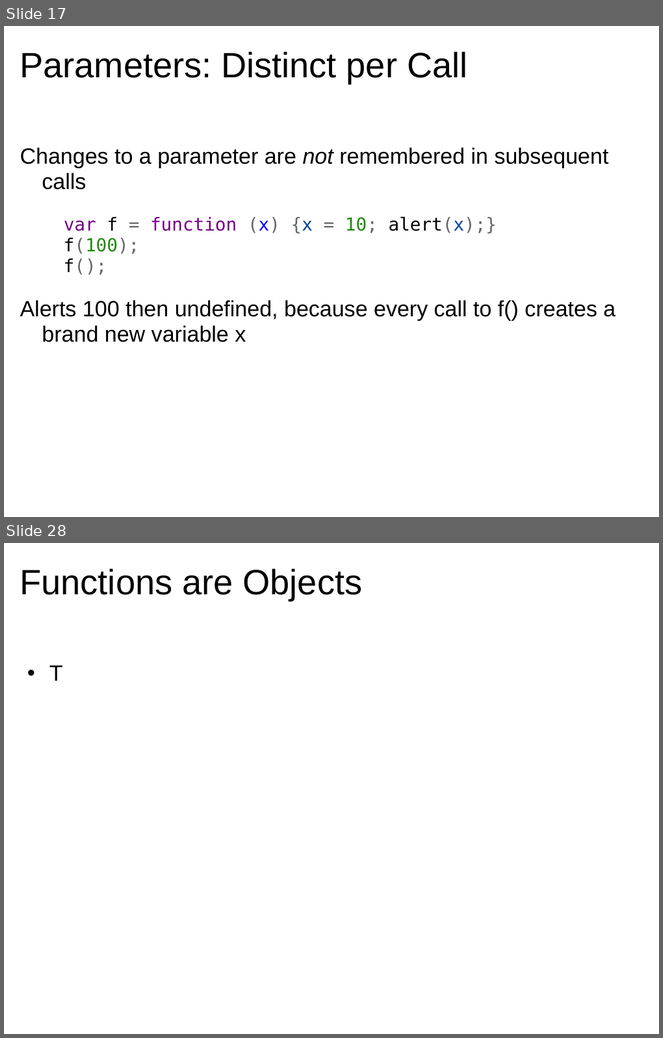
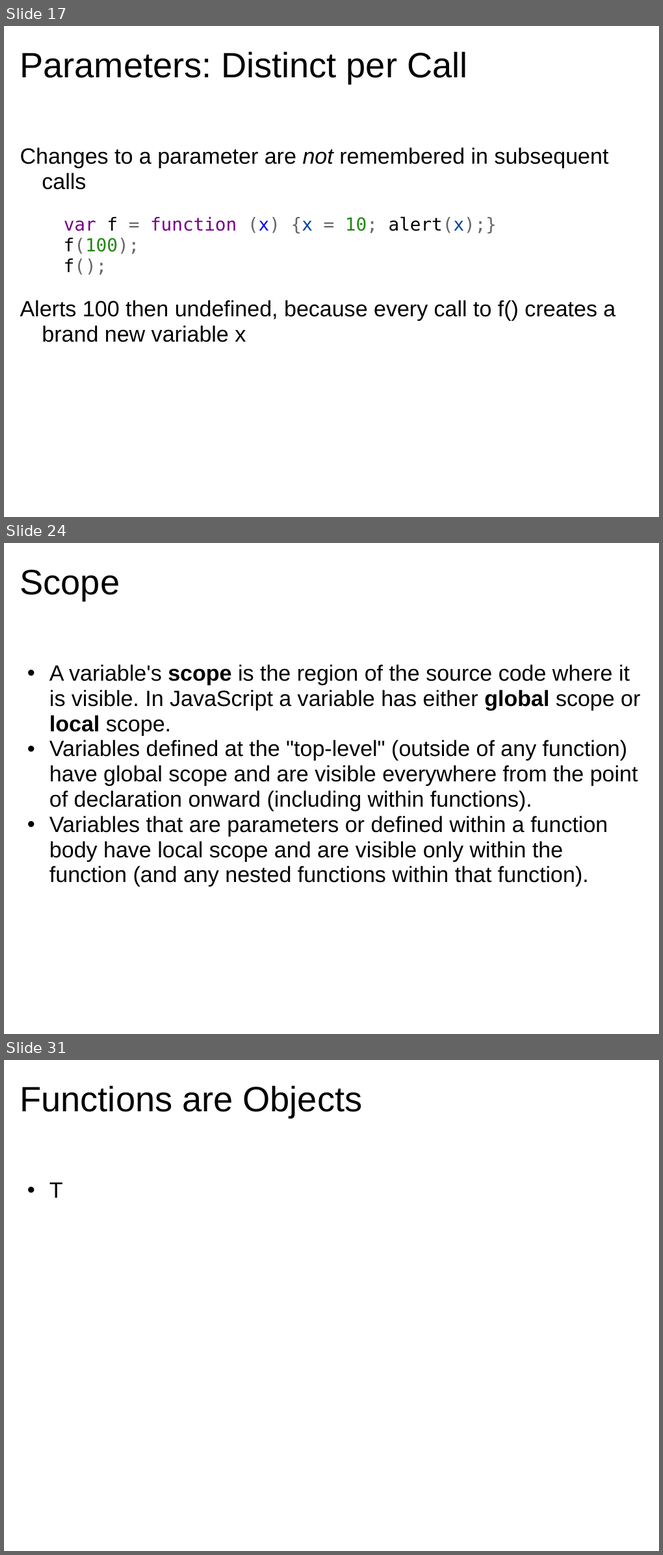
Before and after one commit to dondi/javascript-book, a slide deck: presentations/Chapter_5_Presentation.ppt. Shown one above the other, each under a label of ours: slides 17 and 28 before the commit, slides 17, 24 and 31 after it; the slides between them are not shown. The pictures are 663x1038 and 663x1555 pixels, drawn with LibreOffice and Linux fonts; fonts in the diff are those of the drawing; background and template pictures are left out. Boxes give left, top, right and bottom in pixels: in the first picture for what was removed or moved away, otherwise in the second. Text is boxed around its words. In the diff, an @@ line names an element or a change of style, - is before the commit and + after.

```diff
--- a/presentations/Chapter_5_Presentation.ppt
+++ b/presentations/Chapter_5_Presentation.ppt
@@ slide 24 added at (x1=4, y1=543, x2=659, y2=1034), background picture (left out) @@
@@ title added at (x1=20, y1=570, x2=120, y2=601), 43 pt, text #000000 @@
+Scope
@@ text added at (x1=50, y1=665, x2=640, y2=887), 27 pt, text #000000 @@
+  • A variable's scope is the region of the source code where it is visible. In JavaScript a variable has either global scope or local scope.
+  • Variables defined at the "top-level" (outside of any function) have global scope and are visible everywhere from the point of declaration onward (including within functions).
+  • Variables that are parameters or defined within a function body have local scope and are visible only within the function (and any nested functions within that function).
@@ what was slide 28 is now slide 31 @@
```
Also in this commit, not shown: 8 slides changed, 4 other slides added, 2 slides removed.
